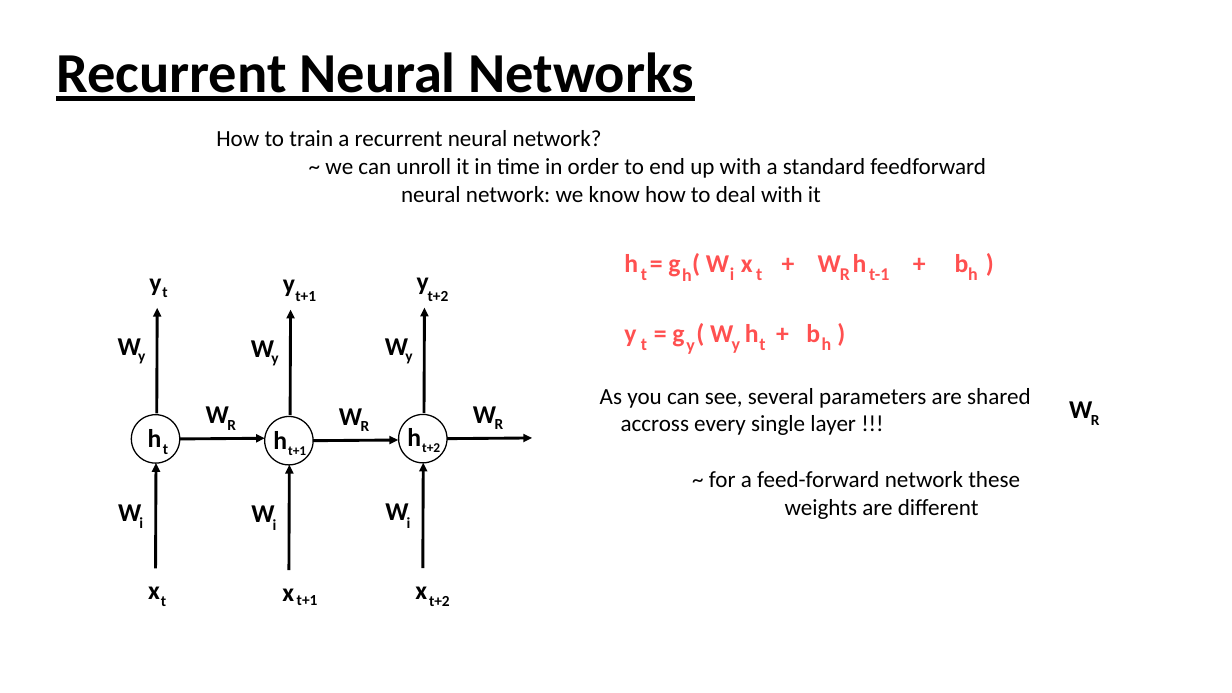
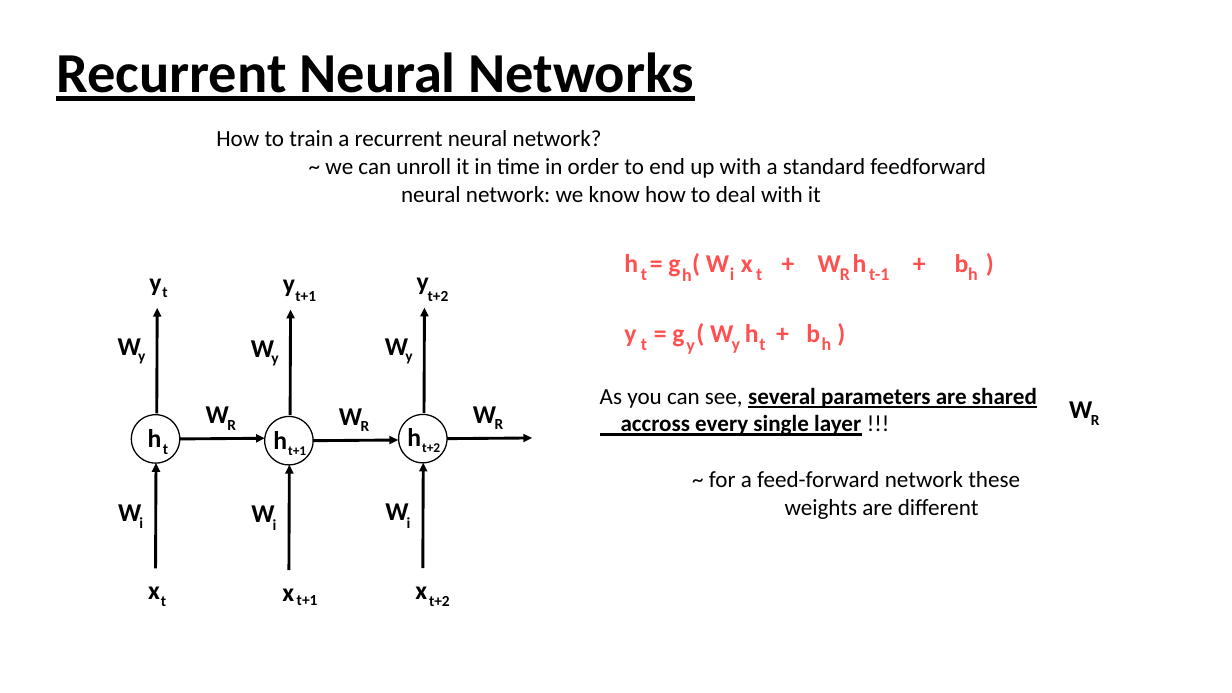
Before and after one commit to woosa7/udacity_projects, a slide deck: slide 72 of ML_DL_Balazs/Lec_Notes/note_DL.pptx. Drawn at 1232x693 pixels with LibreOffice and Linux fonts; fonts in the diff are those of the drawing. Boxes give left, top, right and bottom in pixels: in the first picture for what was removed or moved away, otherwise in the second. Text is boxed around its words. In the diff, an @@ line names an element or a change of style, - is before the commit and + after.

```diff
--- a/ML_DL_Balazs/Lec_Notes/note_DL.pptx
+++ b/ML_DL_Balazs/Lec_Notes/note_DL.pptx
@@ text at (x1=600, y1=387, x2=1037, y2=436): bold on, underline on in "several parameters are shared", "accross every single layer" @@
```
Also in this commit, not shown: 4 other slides changed, 2 other files.
